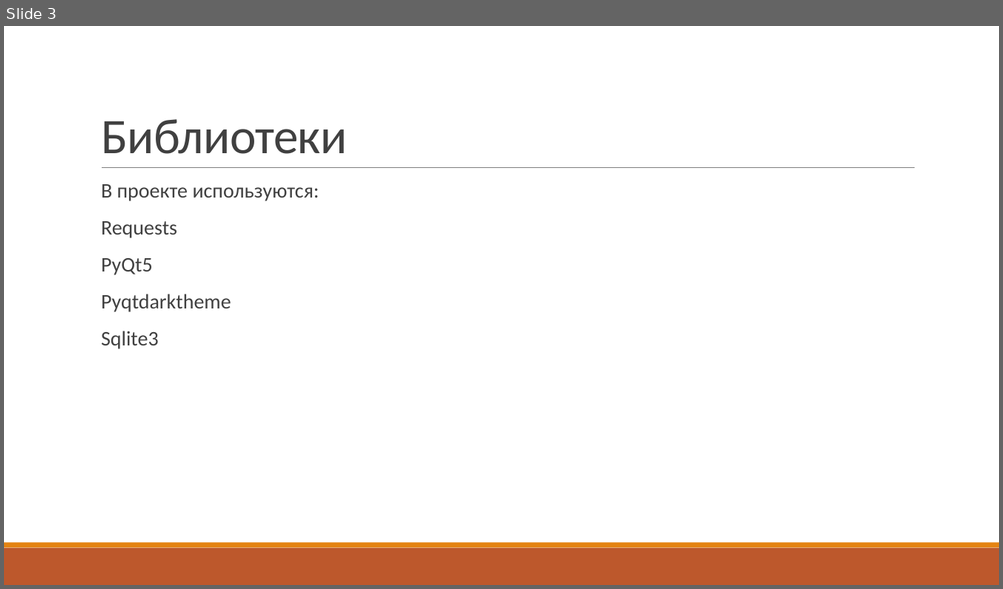
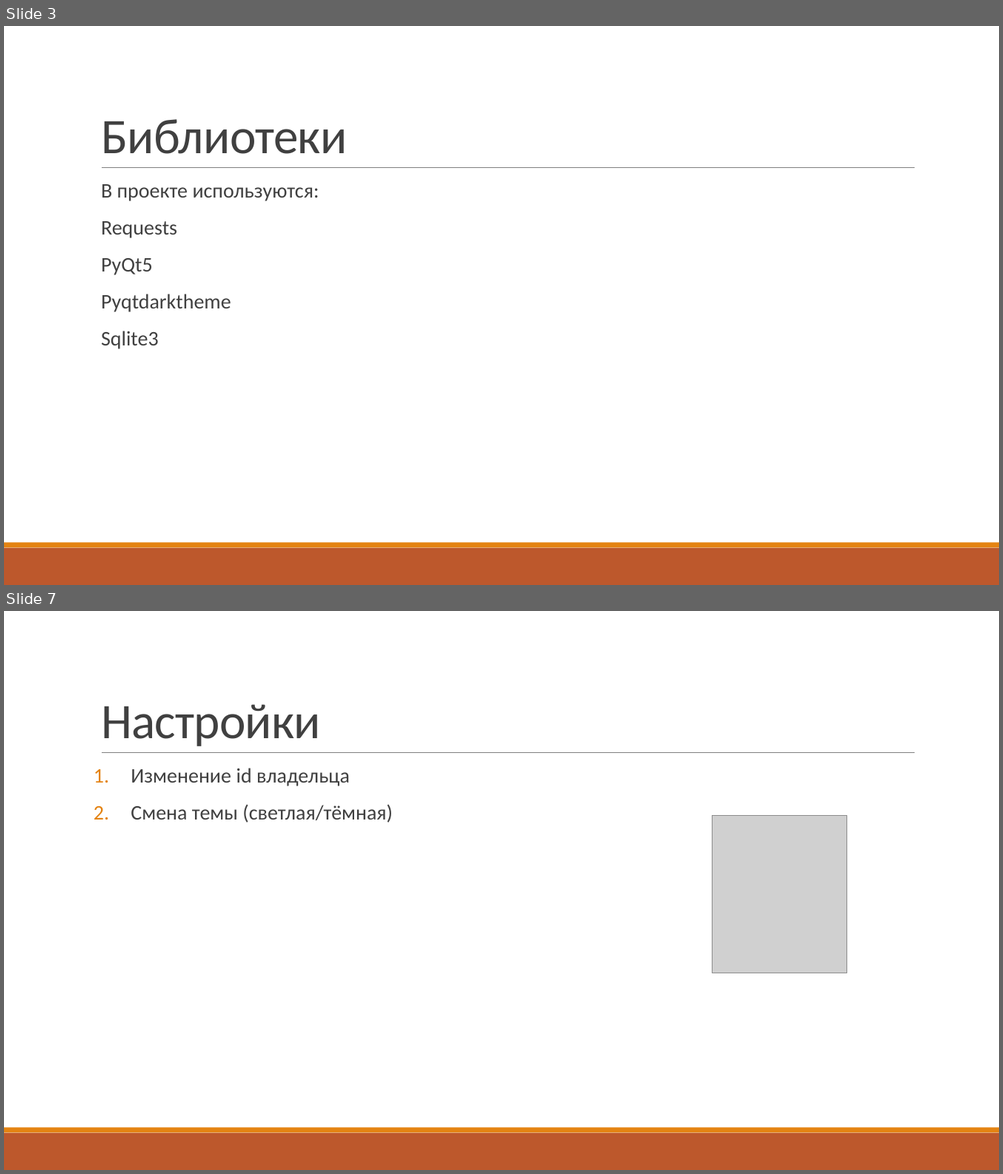
Before and after one commit to F1dachyo/dotaStats, a slide deck: Dota statistics.pptx. Shown one above the other, each under a label of ours: slide 3 before the commit, slides 3 and 7 after it; the slides between them are not shown. The pictures are 1003x589 and 1003x1174 pixels, drawn with LibreOffice and Linux fonts; fonts in the diff are those of the drawing; grey boxes stand for pictures. Boxes give left, top, right and bottom in pixels: in the first picture for what was removed or moved away, otherwise in the second. Text is boxed around its words. In the diff, an @@ line names an element or a change of style, - is before the commit and + after.

```diff
--- a/Dota statistics.pptx
+++ b/Dota statistics.pptx
@@ slide 7 added at [4, 611, 999, 1170], background #FFFFFF; not listed: 3 template elements that a slide beside it also shows @@
@@ title added at [101, 704, 321, 746], 48 pt, text #404040 @@
+Настройки
@@ text added at [131, 768, 392, 823], 20 pt, text #404040 @@
+1. Изменение id владельца
+2. Смена темы (светлая/тёмная)
@@ picture added at [712, 816, 847, 974] @@
```
Also in this commit, not shown: 2 slides changed, 1 other slide added, 1 slide removed, 2 other files.
